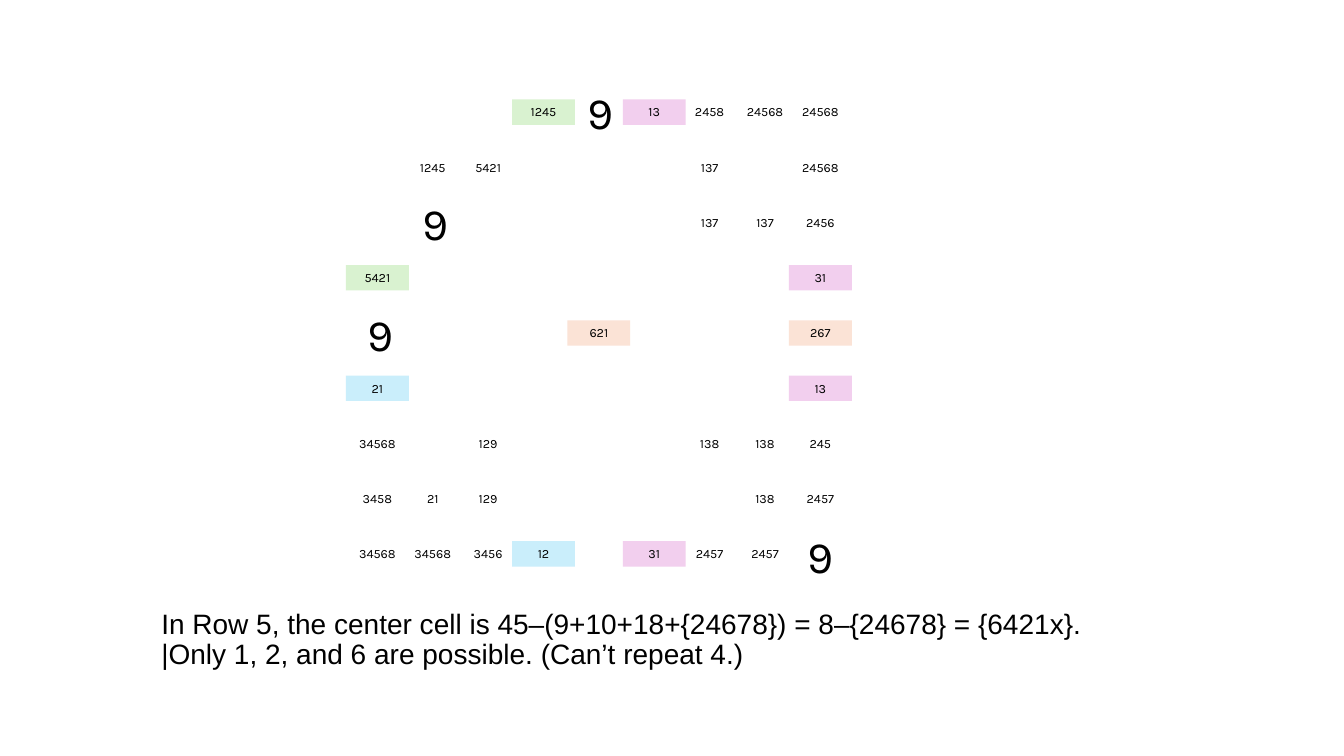
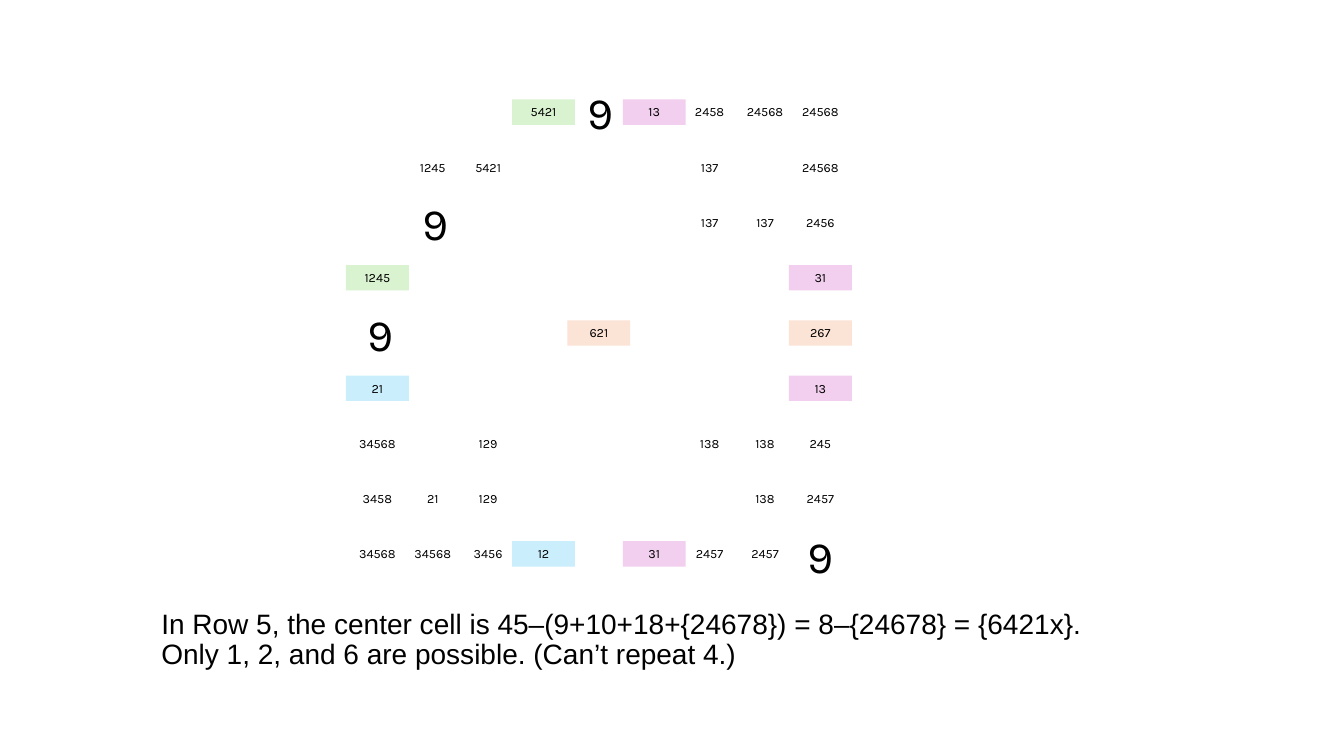
Before and after one commit to jhardis/WSJ_Number_Puzzles, a slide deck: slide 10 of 20260829_1.pptx. Drawn at 1344x756 pixels with LibreOffice and Linux fonts; fonts in the diff are those of the drawing; background and template pictures are left out. Boxes give left, top, right and bottom in pixels: in the first picture for what was removed or moved away, otherwise in the second. Text is boxed around its words. In the diff, an @@ line names an element or a change of style, - is before the commit and + after.

```diff
--- a/20260829_1.pptx
+++ b/20260829_1.pptx
@@ text in rectangle at <box>531,108,557,116</box>: text changed @@
-1245
+5421
@@ text in rectangle at <box>365,274,391,282</box>: text changed @@
-5421
+1245
@@ text at <box>161,613,1081,669</box>: text changed @@
-In Row 5, the center cell is 45–(9+10+18+{24678}) = 8–{24678} = {6421x}.
-|Only 1, 2, and 6 are possible. (Can’t repeat 4.)
+In Row 5, the center cell is 45–(9+10+18+{24678}) = 8–{24678} = {6421x}.
+Only 1, 2, and 6 are possible. (Can’t repeat 4.)
```
Also in this commit, not shown: 23 other slides changed, 1 slide removed.
